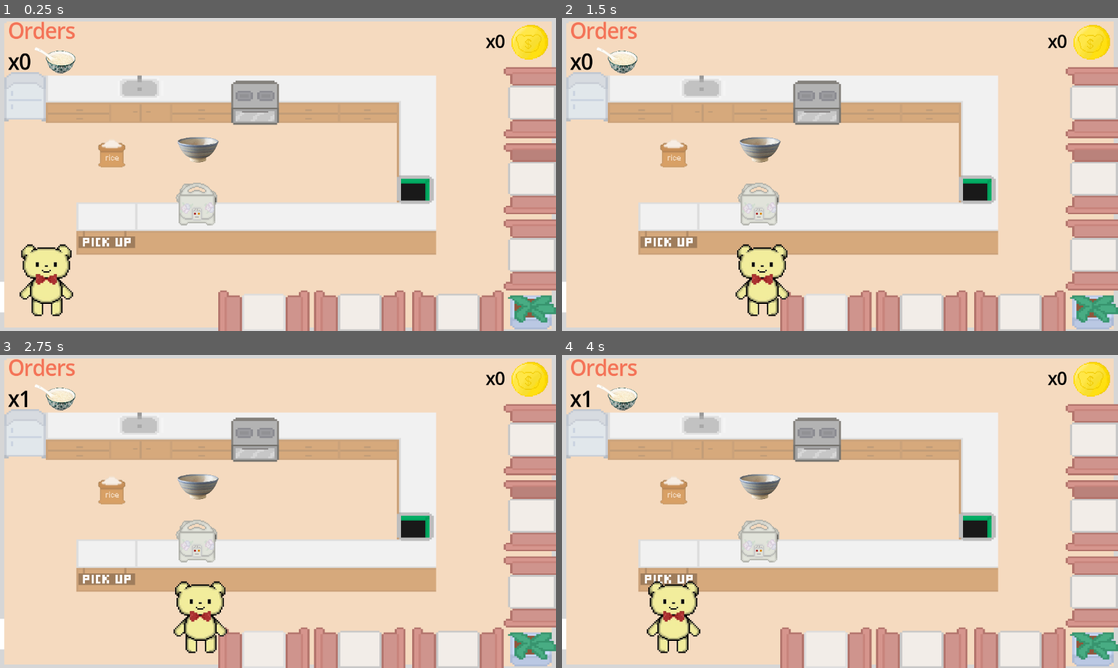
Above: before the commit, frames 1-4 (two rows, left to right).
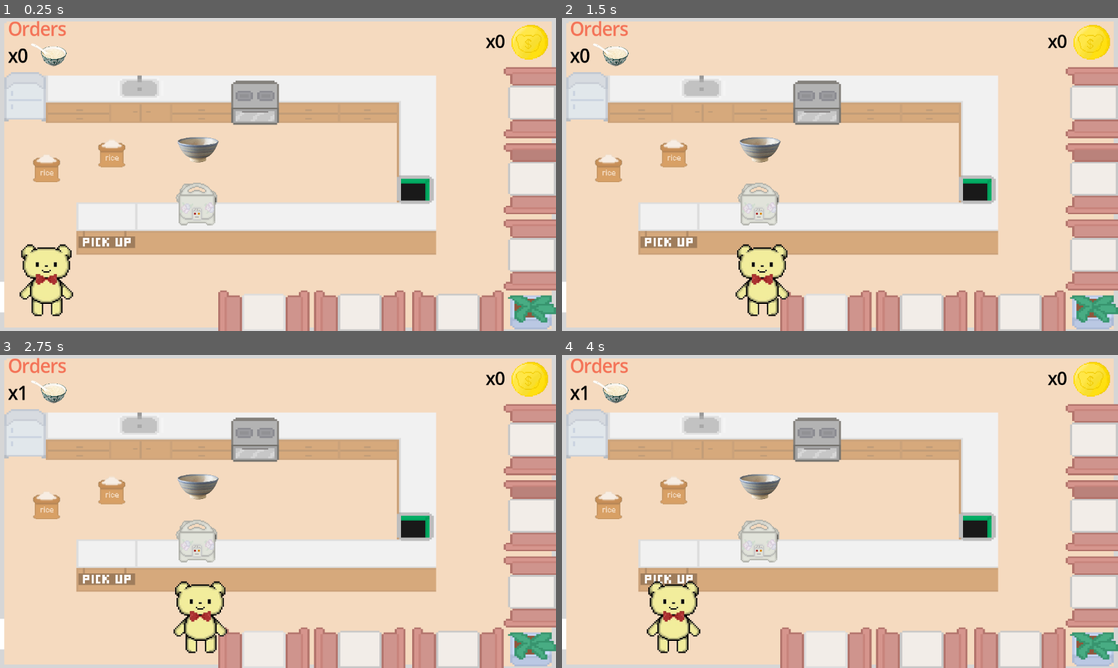
Above: after the commit, the same moments.

Repository: rxsiebearr/Cooking-with-Pao-Pao
Game: Godot game, scene res://store_#1.tscn
Two runs of this game, one before a commit and one after it. Both use one fixed random seed, a clock stepped at 60 frames per second and the inputs below. This scene is started directly instead of the project's main scene. The engine's default icon, where the game draws it, is replaced by a stand-in: a white triangle on a blue panel in a dark square.
Inputs (mouse positions are in pixels of both pictures, inside the frame that each line leads up to):
- Up to frame 1 (0.25 s): no input
- Up to frame 2 (1.5 s): tap Enter (ui_accept) at 0.5, 0.77 s; move the mouse to (962, 158) at 0.52 s; hold D (move_right) 0.53-1.25 s; hold E (interact) 0.53-1.25 s; click (962, 158) at 0.67 s; drag from (728, 190) to (762, 296) at 1.27 s
- Up to frame 3 (2.75 s): tap Enter (ui_accept) at 2 s; move the mouse to (333, 442) at 2.02 s; hold D (move_right) from 2.03 s (still down); hold O (ordertest) from 2.03 s (still down); tap E (interact) at 2.3 s
- Up to frame 4 (4 s): release D (move_right) at 2.75 s; release O (ordertest) at 2.75 s; tap Enter (ui_accept) at 2.75, 3.5, 3.77 s; drag from (812, 574) to (673, 489) at 2.77 s; move the mouse to (1006, 558) at 3.52 s; hold A (move_left) from 3.53 s (still down); hold E (interact) from 3.53 s (still down)

The runs differ from the first frame. In frame 1, 1.1% of the frame differs, in the area x 1-14%, y 0-53%; in frame 2, 1.1%; in frame 3, 1.1%; in frame 4, 1.1%.

Commit message:
rice cooking bugs fixed

Diff:
--- a/cooking-with-pao-pao/order_ticket.tscn
+++ b/cooking-with-pao-pao/order_ticket.tscn
@@ -37,6 +37,7 @@
 offset_left = 16.0
 offset_right = 183.0
 offset_bottom = 142.0
+scale = Vector2(0.867206, 0.867206)
 alignment = 1
 
 [node name="Title" type="Label" parent="Ticket/VBoxContainer"]
--- a/cooking-with-pao-pao/player.gd
+++ b/cooking-with-pao-pao/player.gd
@@ -87,11 +87,12 @@
 				rice_in_cooker = false
 				item_sprite.texture = load("res://rice_bowl_filled.png")
 				item_name = "CookedRice"
+				rice_cooker_area.rice_closed()
 				enter = false
 				burnt_timer.stop()
 
 		if enter && carrying_item && item_name == "Rice":
-			rice_cooker.texture = rice_cooker_area.rice_rice()
+			rice_cooker_area.rice_rice()
 			rice_in_cooker = true
 			item_sprite.hide()
 			carrying_item = false
@@ -107,6 +108,7 @@
 			item_sprite.show()
 			item_sprite.texture = load("res://icon.svg")
 			item_name = "TrashBag"
+			rice_cooker_area.rice_closed()
 			carrying_item = true
 			rice_in_cooker = false
 			burnt = false
@@ -122,13 +124,13 @@
 	if body is Player:
 		enter = true
 		if !rice_in_cooker:
-			rice_cooker.texture = rice_cooker_area.rice_open()
+			rice_cooker_area.rice_open()
 
 func _on_rice_cooker_area_body_exited(body: Node2D) -> void:
 	if body is Player:
 		enter = false
 		if !rice_in_cooker:
-			rice_cooker.texture = rice_cooker_area.rice_closed()
+			rice_cooker_area.rice_closed()
 
 func _on_turn_in_body_entered(body: Node2D) -> void:
 	if body is Player:
--- a/cooking-with-pao-pao/rice_cooker_area.gd
+++ b/cooking-with-pao-pao/rice_cooker_area.gd
@@ -25,3 +25,4 @@
 
 func _on_timer_bar_is_burnt() -> void:
 	rice_burnt()
+	print("rice is burnt")
--- a/cooking-with-pao-pao/store_#1.tscn
+++ b/cooking-with-pao-pao/store_#1.tscn
@@ -180,11 +180,18 @@
 [node name="BurntTimer" type="Timer" parent="RiceCookerArea/TimerBar"]
 unique_name_in_owner = true
 wait_time = 3.0
+one_shot = true
 
 [node name="AudioStreamPlayer2D" type="AudioStreamPlayer2D" parent="RiceCookerArea"]
 
 [node name="ItemDrop" parent="." instance=ExtResource("4_54ox5")]
 position = Vector2(231, 281)
+scale = Vector2(0.5, 0.5)
+item_texture = ExtResource("5_2wqnh")
+item_name = "Rice"
+
+[node name="ItemDrop3" parent="." instance=ExtResource("4_54ox5")]
+position = Vector2(96, 312)
 scale = Vector2(0.5, 0.5)
 item_texture = ExtResource("5_2wqnh")
 item_name = "Rice"
Not shown: 1 places in cooking-with-pao-pao/game.tscn that only renumber resources
